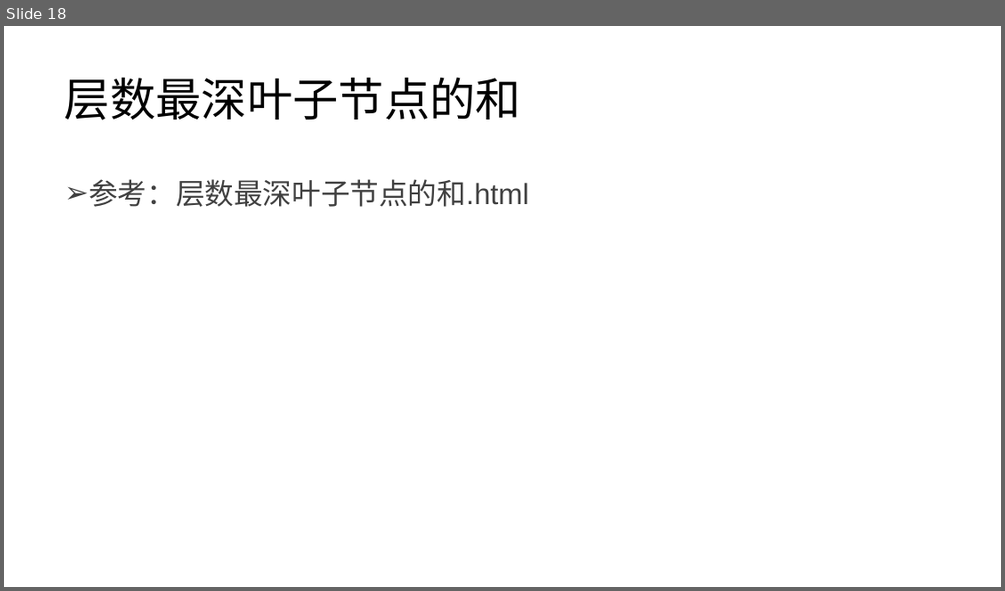
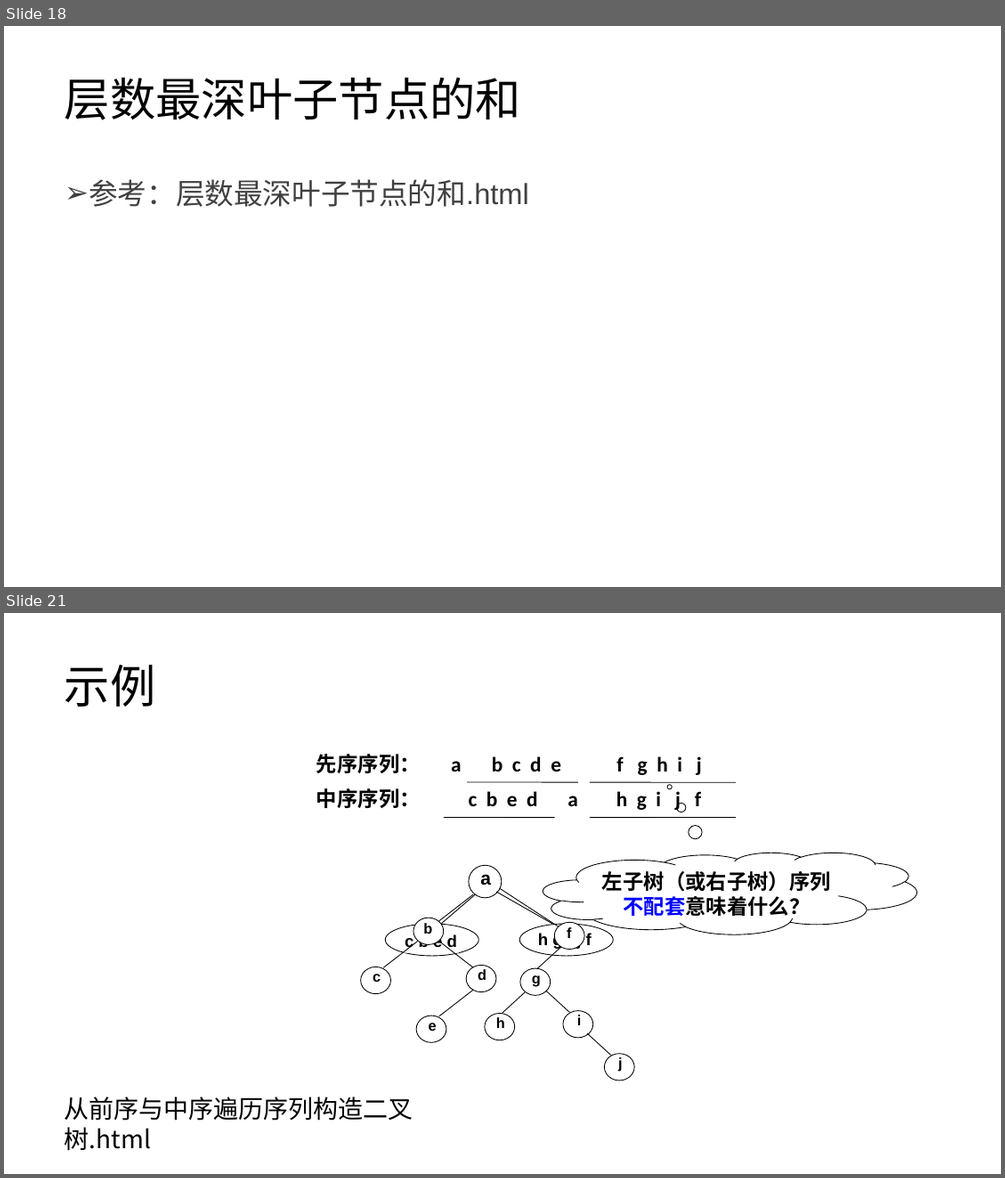
Before and after one commit to lezhang-thu/data-structure, a slide deck: 2022秋季-数据结构-第4章-树a.pptx. Shown one above the other, each under a label of ours: slide 18 before the commit, slides 18 and 21 after it; the slides between them are not shown. The pictures are 1005x591 and 1005x1178 pixels, drawn with LibreOffice and Linux fonts; fonts in the diff are those of the drawing. Boxes give left, top, right and bottom in pixels: in the first picture for what was removed or moved away, otherwise in the second. Text is boxed around its words. In the diff, an @@ line names an element or a change of style, - is before the commit and + after.

```diff
--- a/2022秋季-数据结构-第4章-树a.pptx
+++ b/2022秋季-数据结构-第4章-树a.pptx
@@ slide 21 added at <box>4,613,1001,1174</box>, background #FFFFFF @@
@@ title added at <box>65,665,156,706</box>, 44 pt, text #000000 @@
+示例
@@ text added at <box>316,754,421,773</box>, 20 pt, text #000000, bold @@
+先序序列：
@@ text added at <box>451,761,461,771</box>, 20 pt, text #000000, bold @@
+a
@@ text added at <box>492,756,561,771</box>, 20 pt, text #000000, bold @@
+b c d e
@@ text added at <box>616,756,702,775</box>, 20 pt, text #000000, bold @@
+f g h i j
@@ text added at <box>316,788,421,808</box>, 20 pt, text #000000, bold @@
+中序序列：
@@ line added from (467, 782) to (578, 782), #000000 0.75 pt @@
@@ text added at <box>469,791,538,806</box>, 20 pt, text #000000, bold @@
+c b e d
@@ text added at <box>567,795,578,806</box>, 20 pt, text #000000, bold @@
+a
@@ line added from (590, 782) to (736, 783), #000000 0.75 pt @@
@@ text added at <box>616,788,701,811</box>, 20 pt, text #000000, bold @@
+h g i j f
@@ line added from (444, 817) to (554, 817), #000000 0.75 pt @@
@@ line added from (590, 817) to (736, 817), #000000 0.75 pt @@
@@ thought cloud added at <box>543,852,917,933</box>, outline #000000 0.75 pt, 20 pt, text #000000, bold @@
+左子树（或右子树）序列
+不配套意味着什么？
@@ ellipse added at <box>469,865,502,898</box>, fill #FFFFFF, outline #000000 0.75 pt @@
@@ text added at <box>480,874,491,885</box>, 18 pt, text #000000, bold @@
+a
@@ line added from (475, 894) to (437, 926), #000000 0.75 pt @@
@@ line added from (496, 892) to (552, 924), #000000 0.75 pt @@
@@ ellipse added at <box>386,924,479,956</box>, fill #FFFFFF, outline #000000 0.75 pt @@
@@ ellipse added at <box>520,924,614,956</box>, fill #FFFFFF, outline #000000 0.75 pt @@
@@ rectangle added at <box>403,937,459,952</box>, fill #FFFFFF, 16 pt, text #000000, bold @@
+c b e d
@@ rectangle added at <box>536,935,592,951</box>, fill #FFFFFF, 16 pt, text #000000, bold @@
+h g i j f
@@ group added at <box>361,894,496,1042</box>: 4 ellipses, 4 lines, 2 rectangles, 2 texts @@
+b
+c
+d
+e
@@ group added at <box>485,889,634,1080</box>: 5 lines, 5 ellipses, 4 texts, 1 rectangle @@
+f
+g
+h
+i
+j
@@ text added at <box>65,1096,413,1151</box>, 24 pt, text #000000 @@
+从前序与中序遍历序列构造二叉树.html
```
Also in this commit, not shown: 2 other slides added, 1 other file.
